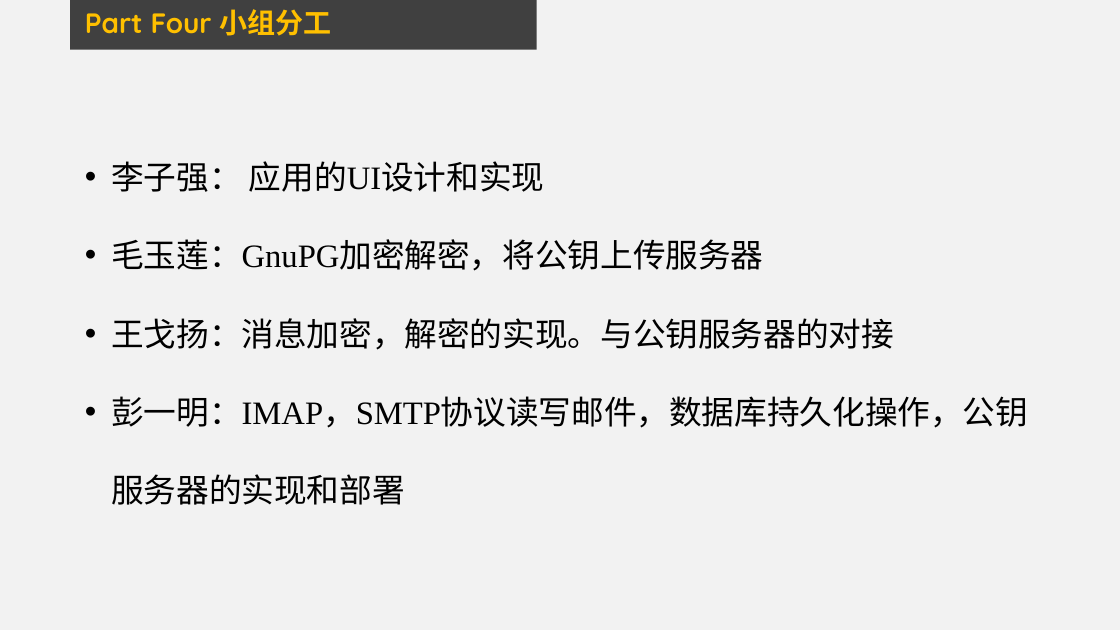
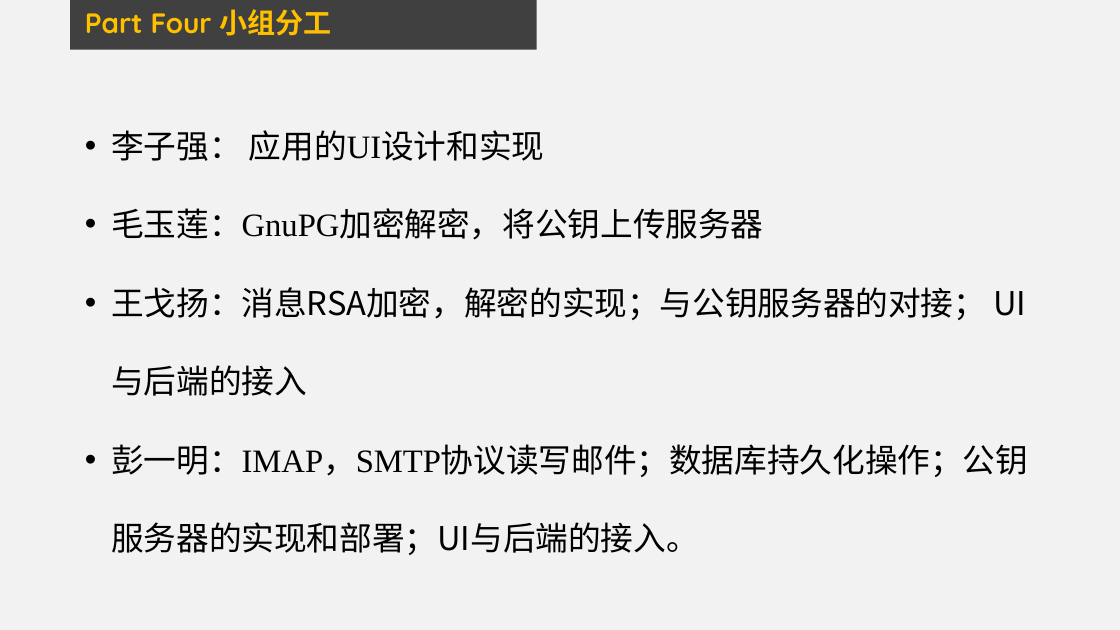
Before and after one commit to liziwl/IM-over-Email, a slide deck: slide 13 of Final presentation.pptx. Drawn at 1120x630 pixels with LibreOffice and Linux fonts; fonts in the diff are those of the drawing. Boxes give left, top, right and bottom in pixels: in the first picture for what was removed or moved away, otherwise in the second. Text is boxed around its words. In the diff, an @@ line names an element or a change of style, - is before the commit and + after.

```diff
--- a/Final presentation.pptx
+++ b/Final presentation.pptx
@@ text "李子强： 应用的UI设计和实现": place and size @@
-text "李子强： 应用的UI设计和实现" at (111,161,1028,505)
+text "李子强： 应用的UI设计和实现" at (111,130,1028,555)
@@ text at (111,287,1028,555): text changed @@
-• 王戈扬：消息加密，解密的实现。与公钥服务器的对接
-• 彭一明：IMAP，SMTP协议读写邮件，数据库持久化操作，公钥服务器的实现和部署
+• 王戈扬：消息RSA加密，解密的实现；与公钥服务器的对接； UI与后端的接入
+• 彭一明：IMAP，SMTP协议读写邮件；数据库持久化操作；公钥服务器的实现和部署；UI与后端的接入。
```
Also in this commit, not shown: 1 other slide changed.
